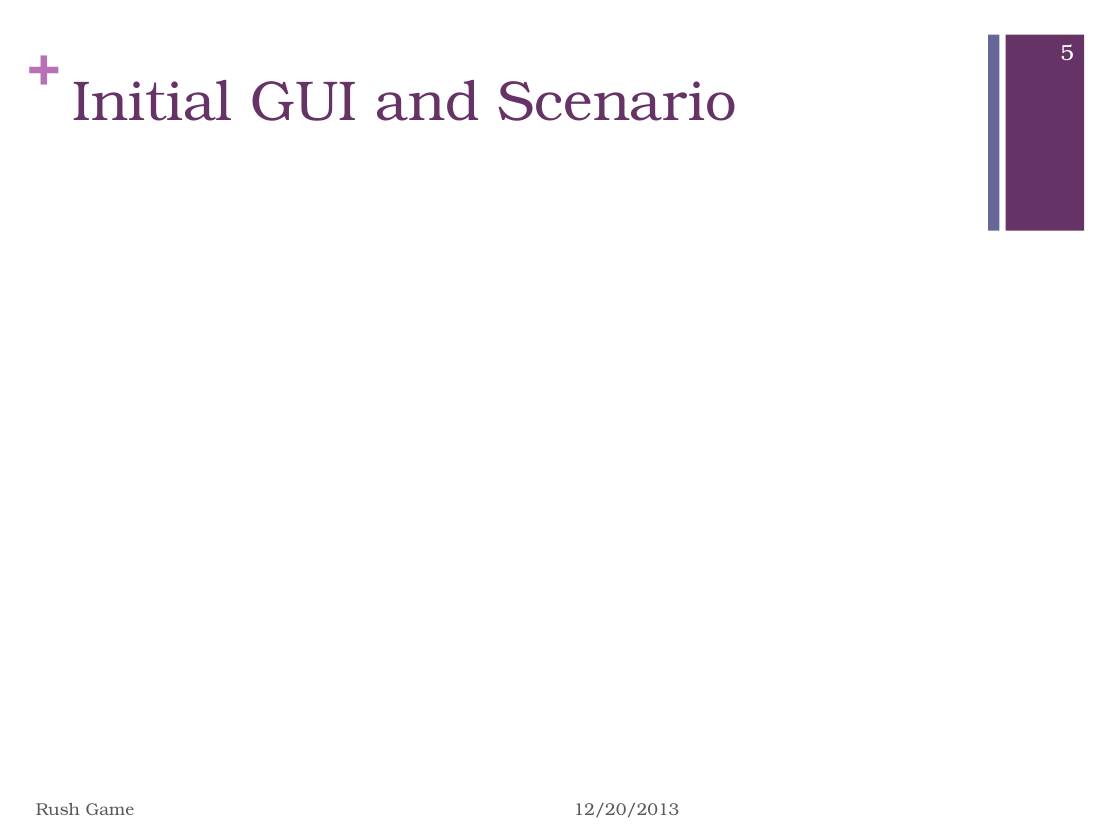
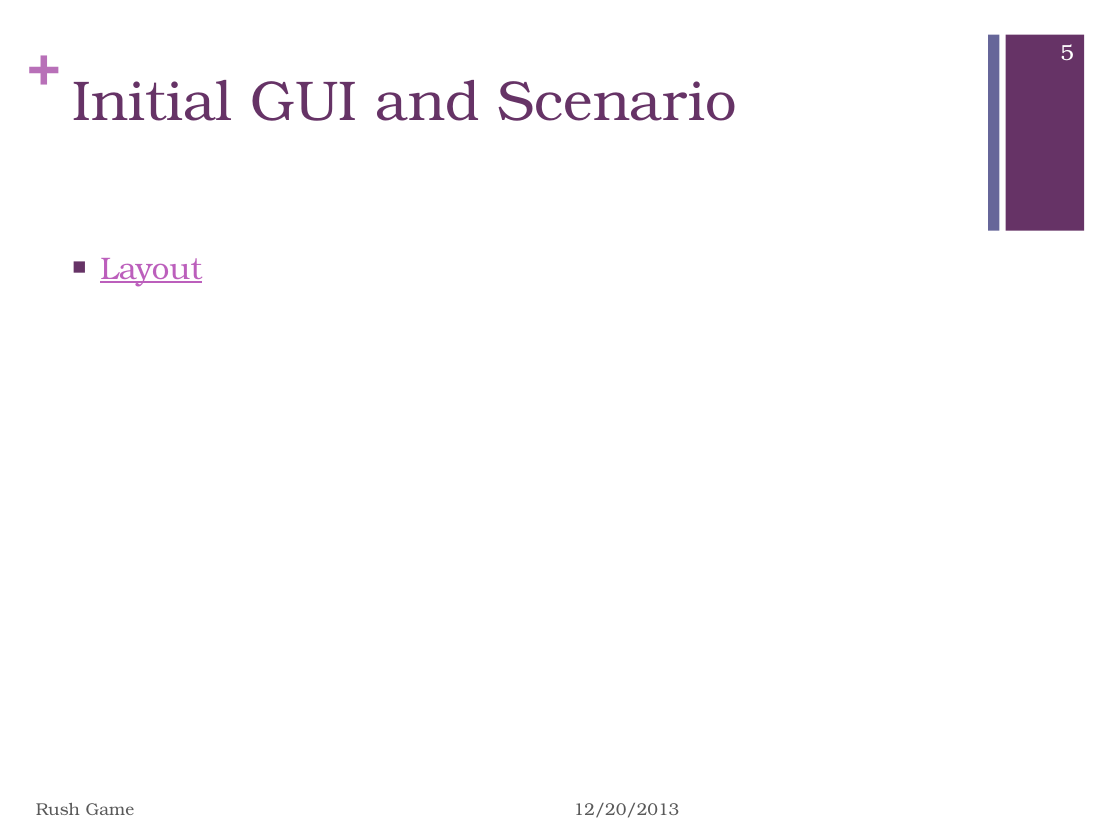
Before and after one commit to lumintos/rushgame, a slide deck: slide 5 of References/RUSH GAME.pptx. Drawn at 1120x840 pixels with LibreOffice and Linux fonts; fonts in the diff are those of the drawing; background and template pictures are left out. Boxes give left, top, right and bottom in pixels: in the first picture for what was removed or moved away, otherwise in the second. Text is boxed around its words. In the diff, an @@ line names an element or a change of style, - is before the commit and + after.

Commit message:
Update slide & Layout design

```diff
--- a/References/RUSH GAME.pptx
+++ b/References/RUSH GAME.pptx
@@ text added at [100,258,202,287], 20 pt, text #BC5FBC, underline @@
+■ Layout
```
Also in this commit, not shown: 3 other slides changed, 1 other file.
